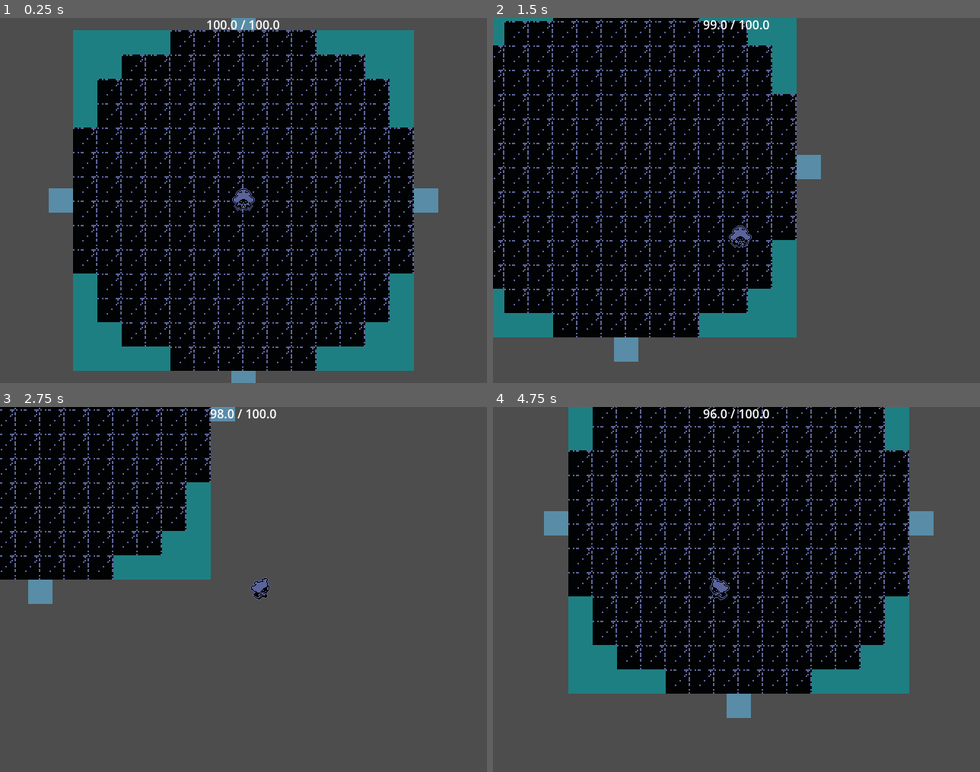
Above: before the commit, frames 1-4 (two rows, left to right).
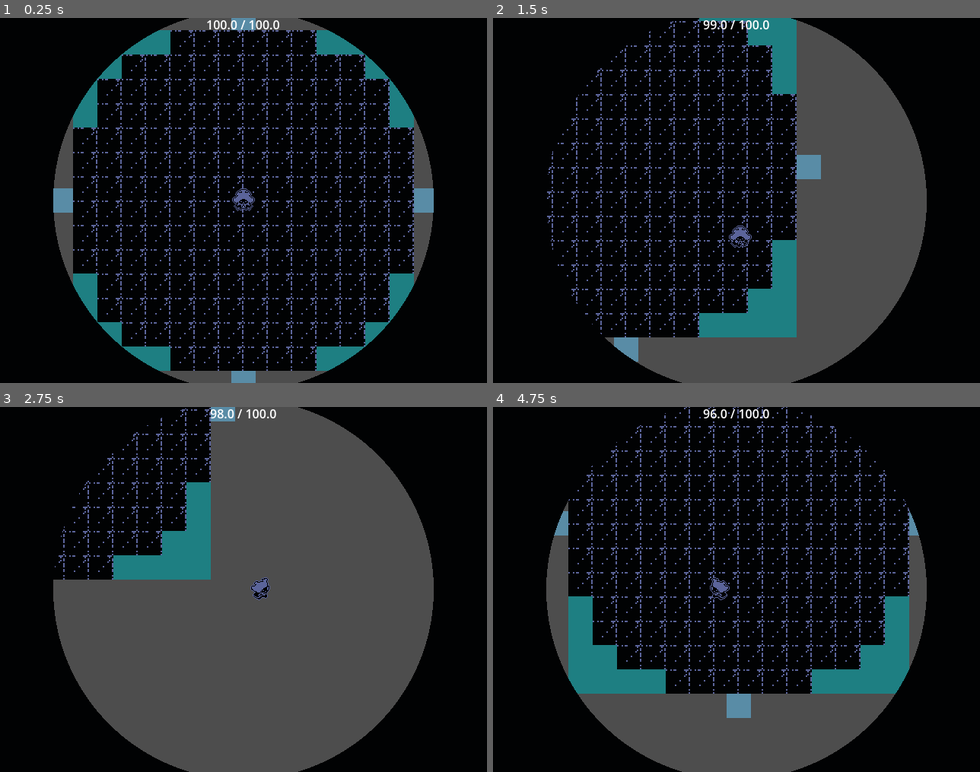
Above: after the commit, the same moments.

Repository: tonasthesecond/b1tjam
Game: Godot game, scene res://rooms/main.tscn
The game is run twice, just before and just after one commit, with the same random seed, the same clock (stepped at 60 frames per second) and the same inputs.
Inputs (mouse positions are in pixels of both pictures, inside the frame that each line leads up to):
- Up to frame 1 (0.25 s): no input
- Up to frame 2 (1.5 s): tap Enter at 0.5 s; move the mouse to (843, 182) at 0.52 s; press the mouse at (843, 182) at 0.53 s; hold Right (ui_right) 0.53-1.28 s; move the mouse to (639, 218) at 1.27 s; release the mouse at (639, 218) at 1.28 s; hold Down (ui_down) from 1.28 s (still down); tap C (dash) at 1.35 s
- Up to frame 3 (2.75 s): move the mouse to (292, 509) at 2.02 s; release Down (ui_down) at 2.03 s; hold Right (ui_right) from 2.03 s (still down); hold E (interact) from 2.03 s (still down)
- Up to frame 4 (4.75 s): move the mouse to (712, 662) at 2.77 s; release Right (ui_right) at 2.78 s; release E (interact) at 2.78 s; hold Up (ui_up) 2.78-3.53 s; click (712, 662) at 2.85 s; move the mouse to (882, 644) at 3.52 s; hold Left (ui_left) from 3.53 s (still down); tap C (dash) at 3.6 s; move the mouse to (590, 534) at 4.27 s; tap E (interact) at 4.35 s

The runs differ from the first frame. In frame 1, 37% of the frame differs, in the area x 0-100%, y 0-100%; in frame 2, 24%; in frame 3, 29%; in frame 4, 34%.

Commit message:
camera vision mask: darken everything outside a radius

Diff:
--- /dev/null
+++ b/components/camera/vision_mask.gd
@@ -0,0 +1,21 @@
+class_name VisionMask
+extends ColorRect
+## Covers everything outside a circle around the screen centre with the dark colour.
+
+## Visible radius, in world pixels.
+@export var radius: Stat
+@export var dark_color := Color("010203")
+
+
+func _ready() -> void:
+	mouse_filter = Control.MOUSE_FILTER_IGNORE
+	(material as ShaderMaterial).set_shader_parameter(&"dark_color", dark_color)
+
+
+func _process(_delta: float) -> void:
+	var camera := get_viewport().get_camera_2d()
+	var zoom := camera.zoom.x if camera else 1.0
+	var mat := material as ShaderMaterial
+	mat.set_shader_parameter(&"rect_size", size)
+	mat.set_shader_parameter(&"radius", radius.get_value() * zoom)
+	mat.set_shader_parameter(&"pixel_size", zoom)
--- /dev/null
+++ b/components/camera/vision_mask.tscn
@@ -0,0 +1,21 @@
+[gd_scene format=3]
+
+[ext_resource type="Script" uid="uid://c773sjrgqrh8g" path="res://components/camera/vision_mask.gd" id="1_mask"]
+[ext_resource type="Shader" uid="uid://b2rqr0bsjcip7" path="res://resources/shaders/vision_mask.gdshader" id="2_shader"]
+[ext_resource type="Resource" path="res://resources/stats/camera/vision_radius.tres" id="3_radius"]
+
+[sub_resource type="ShaderMaterial" id="ShaderMaterial_mask"]
+shader = ExtResource("2_shader")
+
+[node name="VisionMask" type="CanvasLayer"]
+
+[node name="Mask" type="ColorRect" parent="."]
+material = SubResource("ShaderMaterial_mask")
+anchors_preset = 15
+anchor_right = 1.0
+anchor_bottom = 1.0
+grow_horizontal = 2
+grow_vertical = 2
+mouse_filter = 2
+script = ExtResource("1_mask")
+radius = ExtResource("3_radius")
--- /dev/null
+++ b/resources/shaders/vision_mask.gdshader
@@ -0,0 +1,16 @@
+shader_type canvas_item;
+
+// Everything farther than `radius` from the rect centre becomes `dark_color`;
+// inside is transparent, so the world shows through untouched.
+uniform vec4 dark_color : source_color = vec4(0.004, 0.008, 0.012, 1.0);
+// In the rect's own units (game pixels); the owner script accounts for zoom.
+uniform float radius = 96.0;
+uniform vec2 rect_size = vec2(640.0, 480.0);
+// Size of one game pixel in rect units; snaps the circle edge to the pixel grid.
+uniform float pixel_size = 1.0;
+
+void fragment() {
+	vec2 offset = (UV - 0.5) * rect_size;
+	offset = (floor(offset / pixel_size) + 0.5) * pixel_size;
+	COLOR = length(offset) > radius ? dark_color : vec4(0.0);
+}
--- /dev/null
+++ b/resources/stats/camera/vision_radius.tres
@@ -0,0 +1,9 @@
+[gd_resource type="Resource" script_class="Stat" format=3 uid="uid://ci6sy2bp7olmi"]
+
+[ext_resource type="Script" uid="uid://7muj05ltg4jj" path="res://resources/stats/stat.gd" id="1_stat"]
+
+[resource]
+script = ExtResource("1_stat")
+base = 250.0
+min_value = 0.0
+metadata/_custom_type_script = "uid://7muj05ltg4jj"
--- a/rooms/main.tscn
+++ b/rooms/main.tscn
@@ -4,6 +4,7 @@
 [ext_resource type="PackedScene" uid="uid://c5mh6i405xv6d" path="res://entities/devotee.tscn" id="2_devotee"]
 [ext_resource type="Script" uid="uid://chuk2shrm8al3" path="res://components/camera/follow_camera.gd" id="3_fcam"]
 [ext_resource type="PackedScene" uid="uid://c7llrrm4s81aq" path="res://interface/meter_bar.tscn" id="4_bar"]
+[ext_resource type="PackedScene" path="res://components/camera/vision_mask.tscn" id="5_vision"]
 
 [node name="Main" type="Node" node_paths=PackedStringArray()]
 script = ExtResource("1_main")
@@ -21,7 +22,10 @@
 script = ExtResource("3_fcam")
 target = NodePath("../Devotee")
 
+[node name="VisionMask" parent="FollowCamera" instance=ExtResource("5_vision")]
+
 [node name="Interface" type="CanvasLayer" parent="."]
+layer = 2
 
 [node name="MeterBar" parent="Interface" node_paths=PackedStringArray("tracking") instance=ExtResource("4_bar")]
 anchors_preset = -1
Not shown, added: components/camera/vision_mask.gd.uid
Not shown, added: resources/shaders/vision_mask.gdshader.uid
